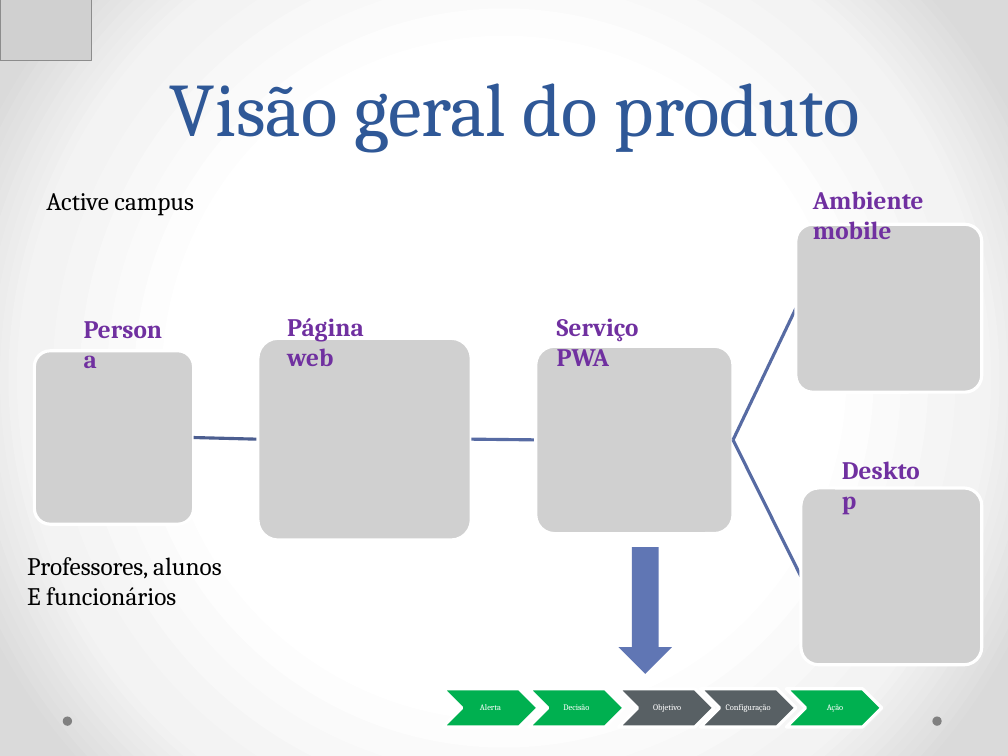
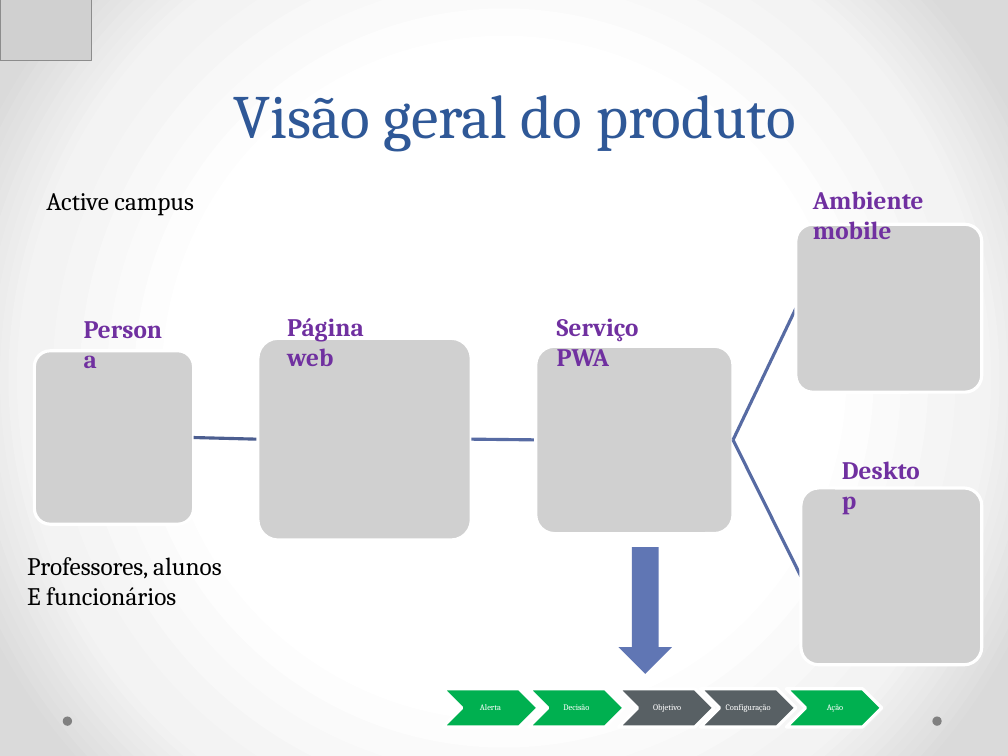
Before and after one commit to Neimarmg/TCC, a slide deck: slide 2 of Ppt.pptx. Drawn at 1008x756 pixels with LibreOffice and Linux fonts; fonts in the diff are those of the drawing; grey boxes stand for pictures. Boxes give left, top, right and bottom in pixels: in the first picture for what was removed or moved away, otherwise in the second. Text is boxed around its words. In the diff, an @@ line names an element or a change of style, - is before the commit and + after.

Commit message:
Execução do conceito do produto

```diff
--- a/Ppt.pptx
+++ b/Ppt.pptx
@@ title "Visão geral do produto" at [234,95,796,152]: size 54 to 44 pt @@
```
Also in this commit, not shown: 2 other slides changed, 3 slides added, 2 slides removed, 1 other file.
